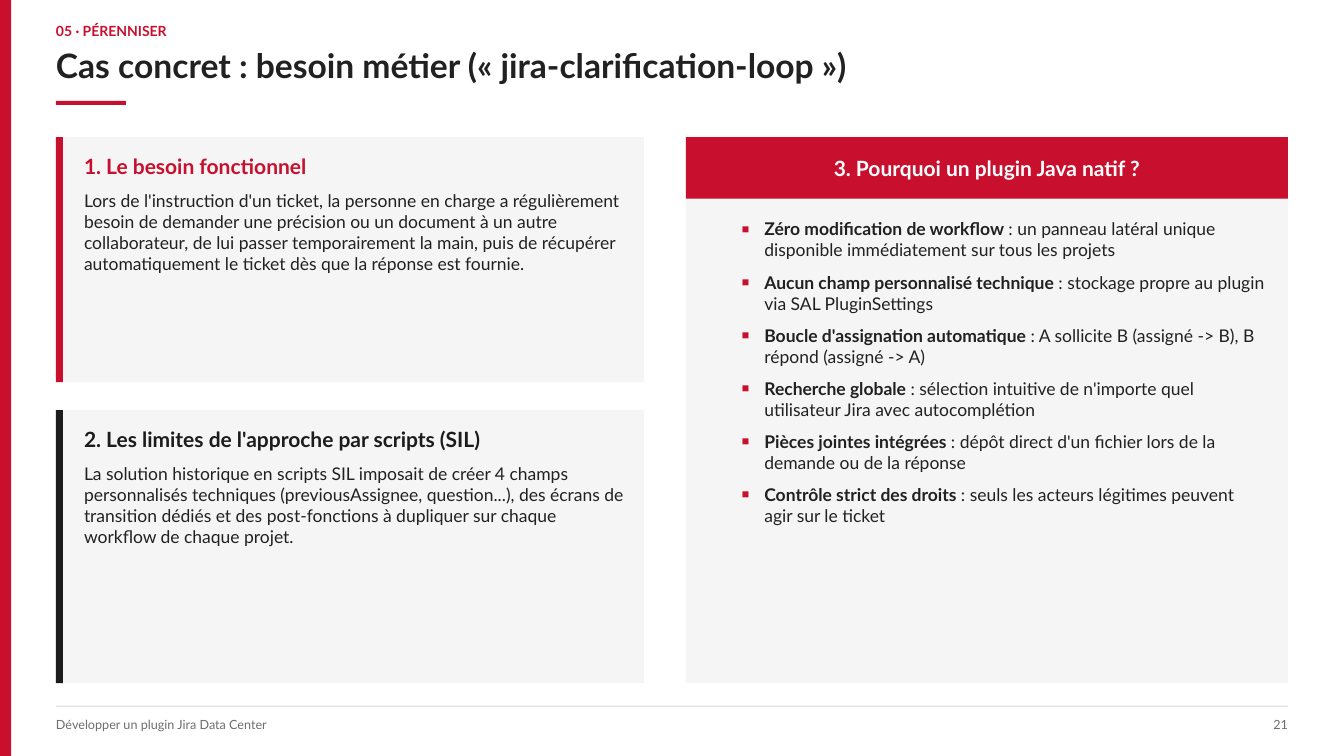
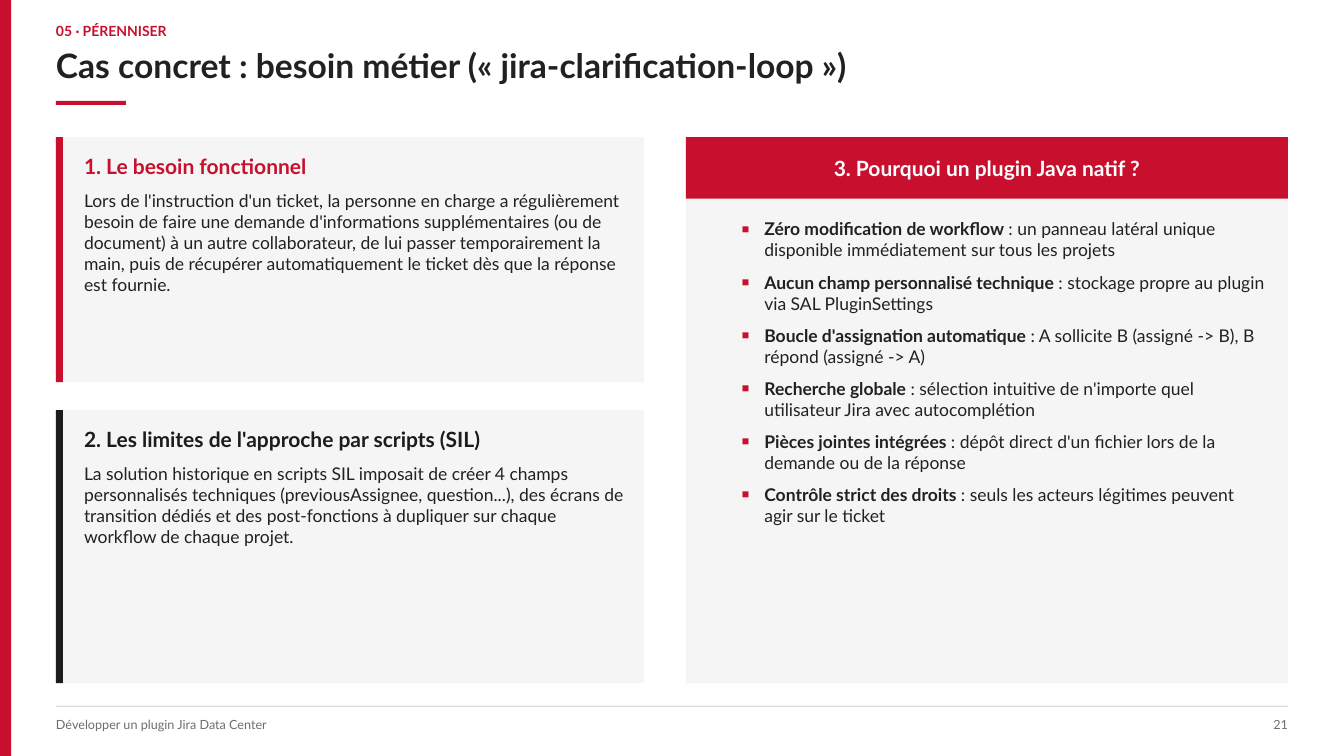
Before and after one commit to Etie20/jira-plugins, a slide deck: slide 21 of Presentation_Developpement_Plugin_Jira_DataCenter.pptx. Drawn at 1344x756 pixels with LibreOffice and Linux fonts; fonts in the diff are those of the drawing. Boxes give left, top, right and bottom in pixels: in the first picture for what was removed or moved away, otherwise in the second. Text is boxed around its words. In the diff, an @@ line names an element or a change of style, - is before the commit and + after.

Commit message:
chore: francisation des libelles (Demande d'infos sup, panneau-demande-infos-sup) et DPI (Data Process et Innovation)

```diff
--- a/Presentation_Developpement_Plugin_Jira_DataCenter.pptx
+++ b/Presentation_Developpement_Plugin_Jira_DataCenter.pptx
@@ text at bbox=[84, 194, 619, 291]: text changed @@
-Lors de l'instruction d'un ticket, la personne en charge a régulièrement besoin de demander une précision ou un document à un autre collaborateur, de lui passer temporairement la main, puis de récupérer automatiquement le ticket dès que la réponse est fournie.
+Lors de l'instruction d'un ticket, la personne en charge a régulièrement besoin de faire une demande d'informations supplémentaires (ou de document) à un autre collaborateur, de lui passer temporairement la main, puis de récupérer automatiquement le ticket dès que la réponse est fournie.
```
Also in this commit, not shown: 15 other slides changed, 11 other files.
